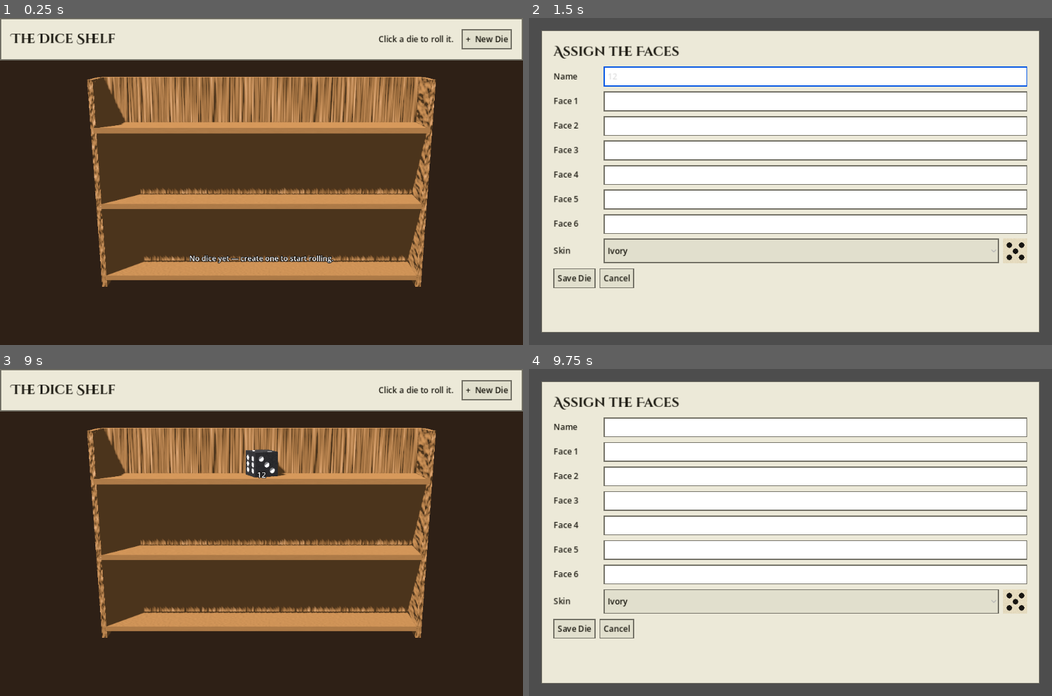
Above: before the commit, frames 1-4 (two rows, left to right).
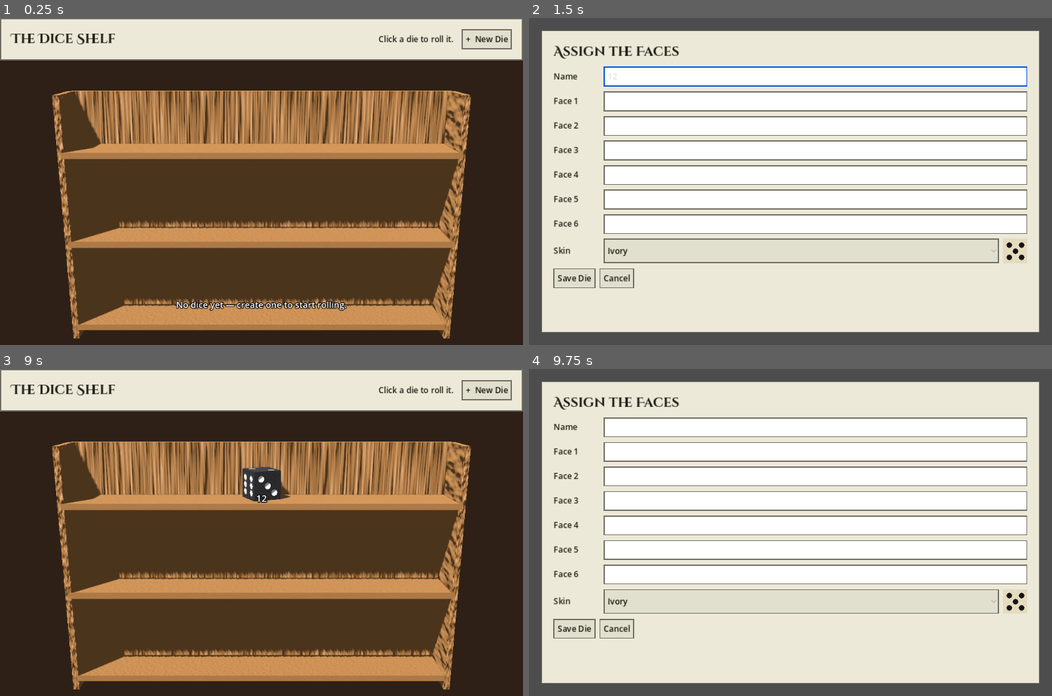
Above: after the commit, the same moments.

Repository: siyangsun/gamba
Game: Godot game, scene res://main.tscn
Same seed, same stepped clock (60 frames per second), same inputs: the game is played once before the commit and once after it. Sound files missing from this copy of the repository are replaced by a short silence.
Inputs (mouse positions are in pixels of both pictures, inside the frame that each line leads up to):
- Up to frame 1 (0.25 s): no input
- Up to frame 2 (1.5 s): click "+ New Die" at 0.5 s; click (816, 76) at 1.27 s; type "12" at 1.35 s
- Up to frame 3 (9 s): click (287, 450) at 1.5 s; type "12" at 1.58 s; click (287, 476) at 1.73 s; type "12" at 1.82 s; click (287, 503) at 2.02 s; type "12" at 2.1 s; click (287, 525) at 2.25 s; type "12" at 2.33 s; click (287, 552) at 2.48 s; type "12" at 2.57 s; click (287, 578) at 2.77 s; type "12" at 2.85 s; click "Ivory" at 3.5 s; click "Ivory" at 4.25 s; click "Ivory" at 5 s; click "Cancel" at 5.75 s; click "Onyx" at 6.5 s; click "Onyx" at 7.25 s; click "Onyx" at 8 s; click "Save Die" at 8.75 s
- Up to frame 4 (9.75 s): click "+ New Die" at 9.5 s

The runs differ from the first frame. In frame 1, 44% of the frame differs, in the area x 9-91%, y 18-98%; in frame 2, nothing differs; in frame 3, 44%; in frame 4, nothing differs.

Commit message:
set shelf zoom to 1.0 and shift the camera target up so the shelf frames a bit lower in view
Co-Authored-By: Claude Sonnet 5 <noreply@anthropic.com>

Diff:
--- a/main.gd
+++ b/main.gd
@@ -20,7 +20,7 @@
 # candlelit room instead
 const ARENA_BG_COLOR := Color(0.55, 0.60, 0.66)
 const SHELF_BG_COLOR := Color8(46, 32, 22)
-const SHELF_ZOOM := 1.2  # "zoomed out" from the tight framing
+const SHELF_ZOOM := 1.0  # "zoomed out" from the tight framing
 const SHELF_DIE_SCALE := 0.7  # dice shown ~30% smaller on the shelf
 const SHELF_WIDTH_SCALE := 1.2  # shelves ~20% wider than the die grid needs
 
@@ -307,7 +307,7 @@
 	# pull the camera back/up as the collection grows so it still all fits;
 	# SHELF_ZOOM scales the whole shot back further for breathing room
 	_cam.fov = 32
-	var target_y := top_y * 0.5 + 0.8
+	var target_y := top_y * 0.675 + 0.8
 	var cam_dist := (8.0 + float(tiers - 1) * 2.8) * SHELF_ZOOM
 	var cam_height := target_y + 3.4 * SHELF_ZOOM
 	_cam.look_at_from_position(Vector3(0, cam_height, cam_dist), Vector3(0, target_y, 0), Vector3.UP)
